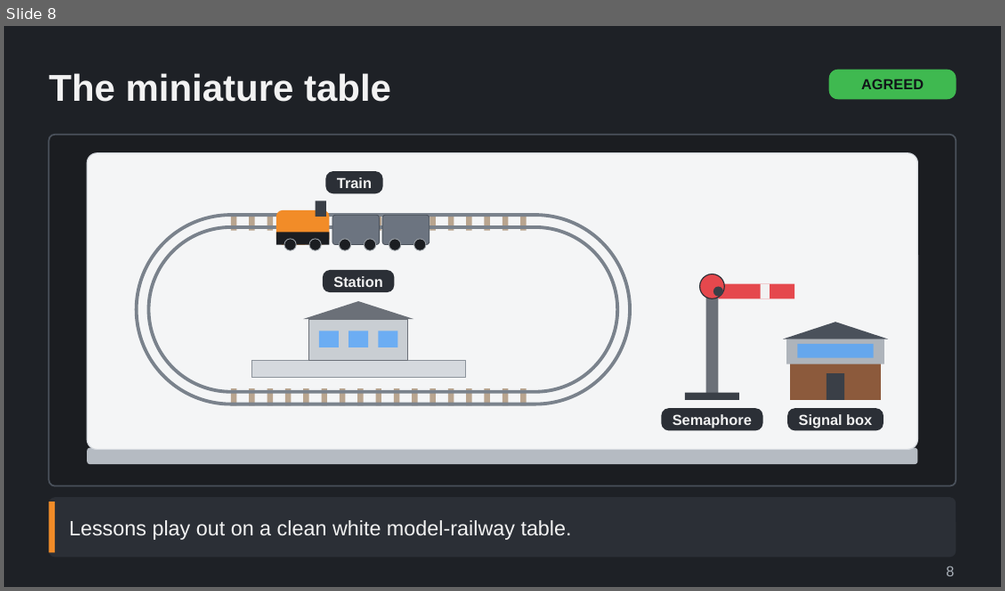
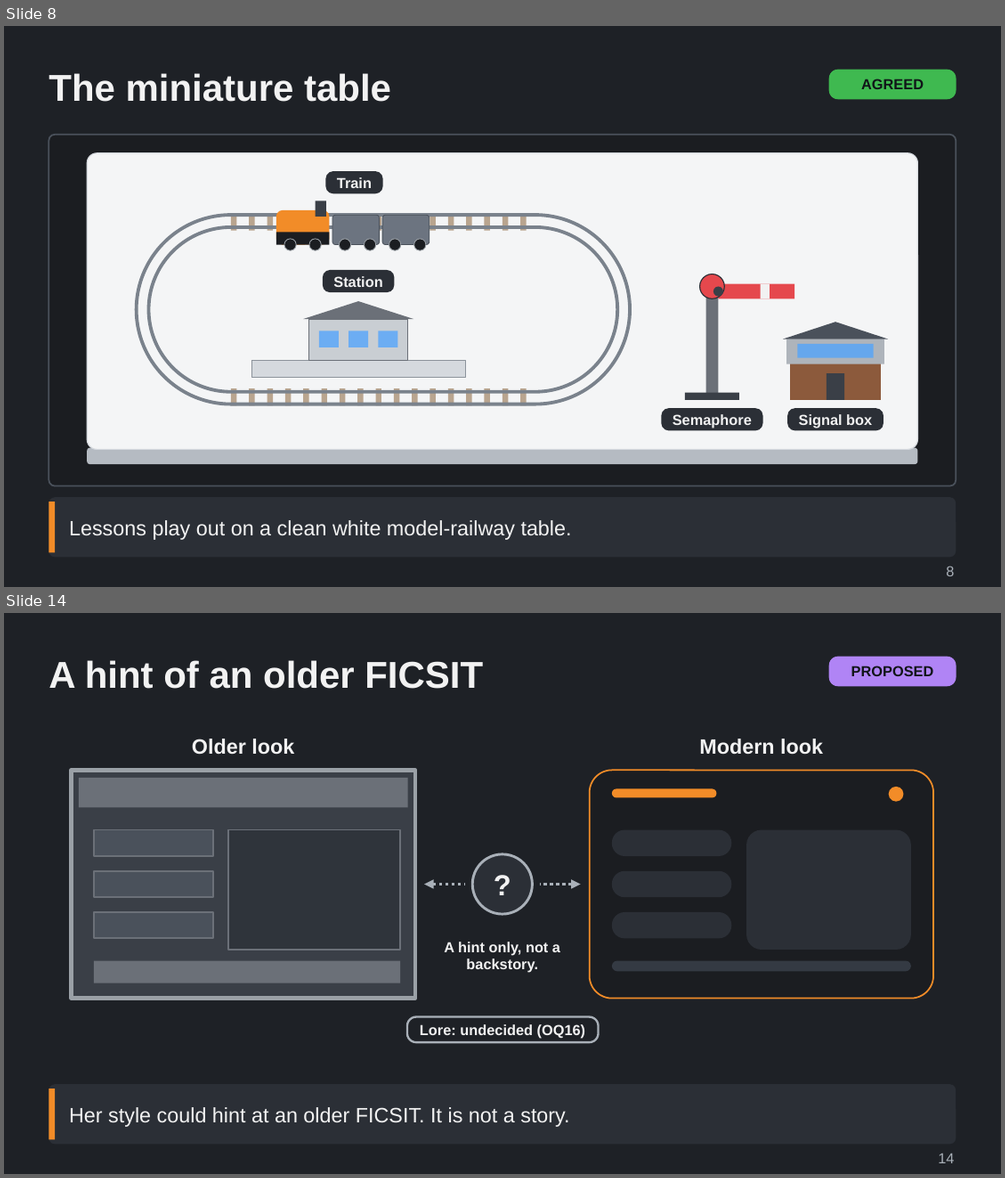
Before and after one commit to Tarenkookoo/Satisfactory---Early-Locomotion, a slide deck: Reporting/Claude Presents/Deck6_Assistant/Railway_Guide_Lessons_and_Build_Menu_Explained.pptx. Shown one above the other, each under a label of ours: slide 8 before the commit, slides 8 and 14 after it; the slides between them are not shown. The pictures are 1005x591 and 1005x1178 pixels, drawn with LibreOffice and Linux fonts; fonts in the diff are those of the drawing. Boxes give left, top, right and bottom in pixels: in the first picture for what was removed or moved away, otherwise in the second. Text is boxed around its words. In the diff, an @@ line names an element or a change of style, - is before the commit and + after.

```diff
--- a/Reporting/Claude Presents/Deck6_Assistant/Railway_Guide_Lessons_and_Build_Menu_Explained.pptx
+++ b/Reporting/Claude Presents/Deck6_Assistant/Railway_Guide_Lessons_and_Build_Menu_Explained.pptx
@@ slide 14 added at box(4, 613, 1001, 1174), background #1E2126 @@
@@ title added at box(48, 660, 483, 689), 36 pt, text #F2F2F2, bold @@
+A hint of an older FICSIT
@@ rounded rectangle added at box(829, 657, 956, 686), fill #B084F5, 14 pt, text #101418, bold @@
+PROPOSED
@@ group added at box(72, 738, 933, 998): 7 rectangles, 7 rounded rectangles, 3 texts, 2 ellipses, 2 arrows @@
+Older look
+Modern look
+?
+A hint only, not a backstory.
@@ rounded rectangle added at box(407, 1017, 598, 1042), outline #A9B0B8 2 pt, 14 pt, text #F2F2F2, bold @@
+Lore: undecided (OQ16)
@@ rounded rectangle added at box(48, 1084, 956, 1144), fill #2B2F36 @@
@@ rectangle added at box(48, 1088, 55, 1140), fill #F28C28 @@
@@ text added at box(69, 1107, 569, 1127), 20 pt, text #F2F2F2 @@
+Her style could hint at an older FICSIT. It is not a story.
@@ text added at box(938, 1153, 954, 1163), 14 pt, text #A9B0B8 @@
+14
```
Also in this commit, not shown: 7 other slides added, 1 other file.
